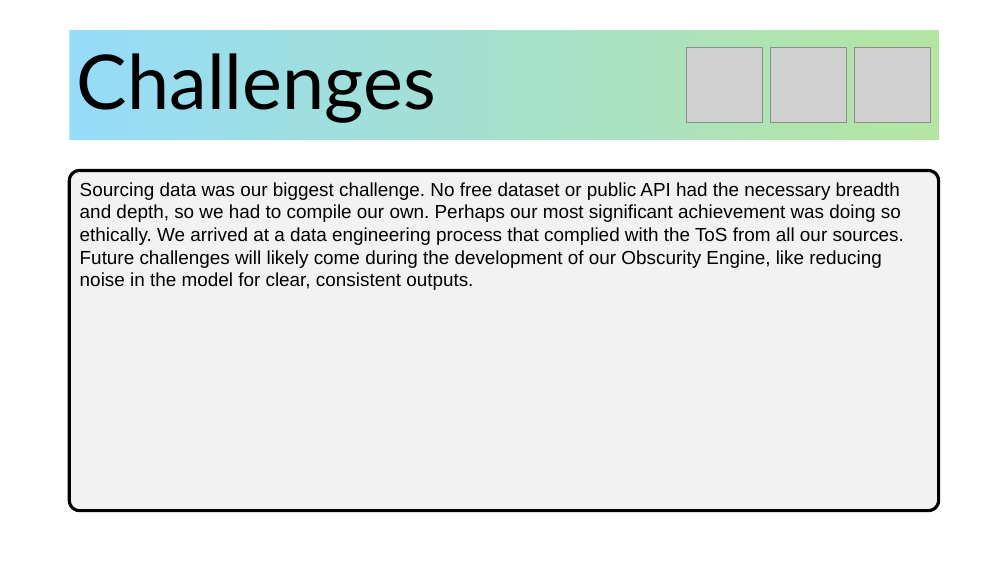
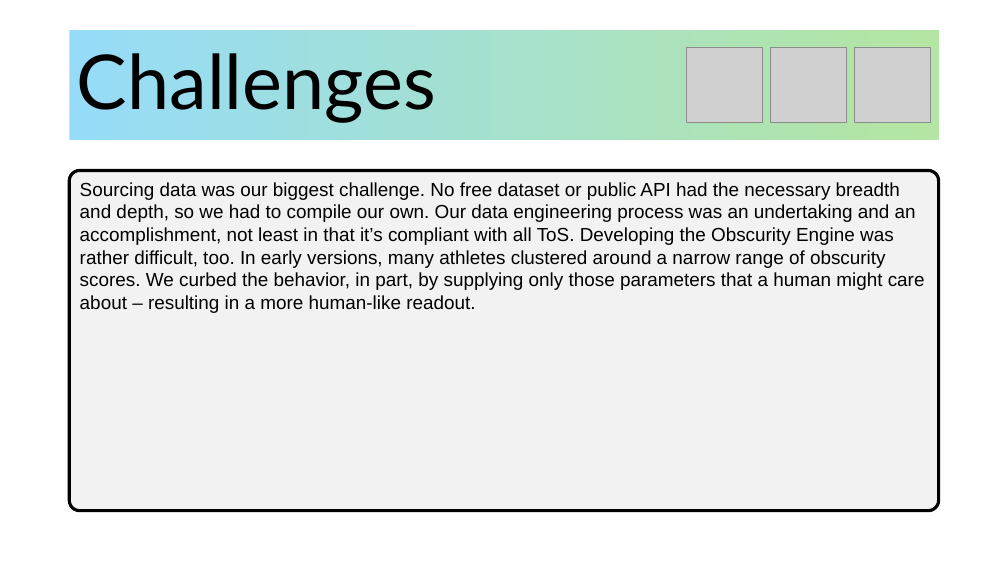
Before and after one commit to BlairBowen/Knowball, a slide deck: slide 14 of presentations/spring-design-presentation.pptx. Drawn at 1008x567 pixels with LibreOffice and Linux fonts; fonts in the diff are those of the drawing; grey boxes stand for pictures. Boxes give left, top, right and bottom in pixels: in the first picture for what was removed or moved away, otherwise in the second. Text is boxed around its words. In the diff, an @@ line names an element or a change of style, - is before the commit and + after.

```diff
--- a/presentations/spring-design-presentation.pptx
+++ b/presentations/spring-design-presentation.pptx
@@ text in rounded rectangle at bbox=[80, 182, 925, 313]: text changed @@
-Sourcing data was our biggest challenge. No free dataset or public API had the necessary breadth and depth, so we had to compile our own. Perhaps our most significant achievement was doing so ethically. We arrived at a data engineering process that complied with the ToS from all our sources. Future challenges will likely come during the development of our Obscurity Engine, like reducing noise in the model for clear, consistent outputs.
+Sourcing data was our biggest challenge. No free dataset or public API had the necessary breadth and depth, so we had to compile our own. Our data engineering process was an undertaking and an accomplishment, not least in that it’s compliant with all ToS. Developing the Obscurity Engine was rather difficult, too. In early versions, many athletes clustered around a narrow range of obscurity scores. We curbed the behavior, in part, by supplying only those parameters that a human might care about – resulting in a more human-like readout.
```
Also in this commit, not shown: 2 other slides changed.
